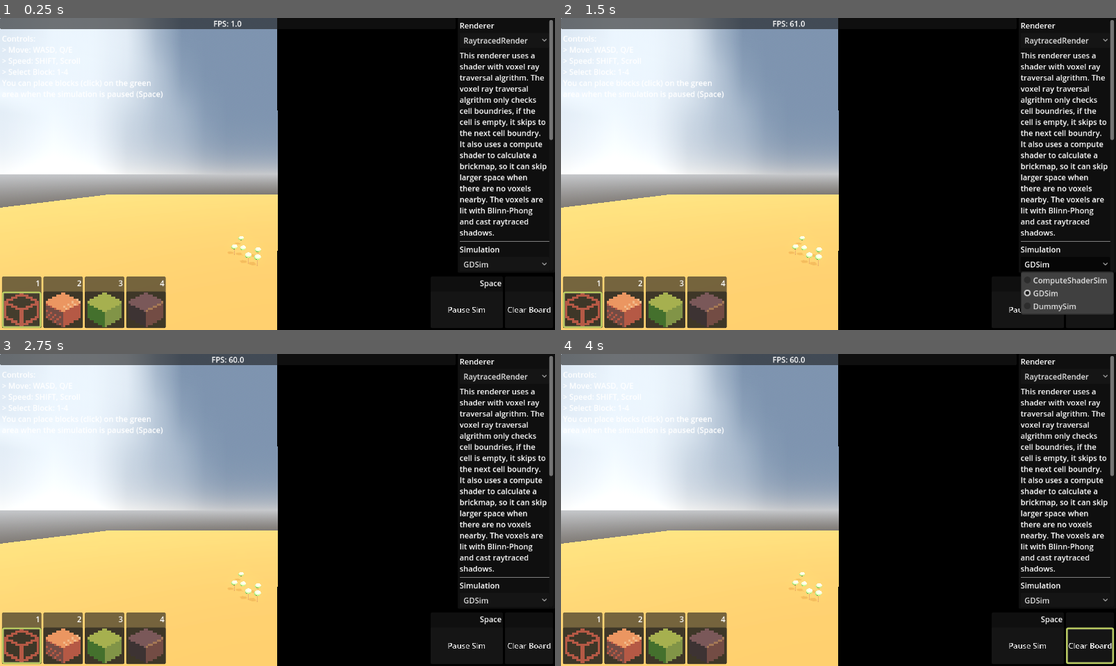
Above: before the commit, frames 1-4 (two rows, left to right).
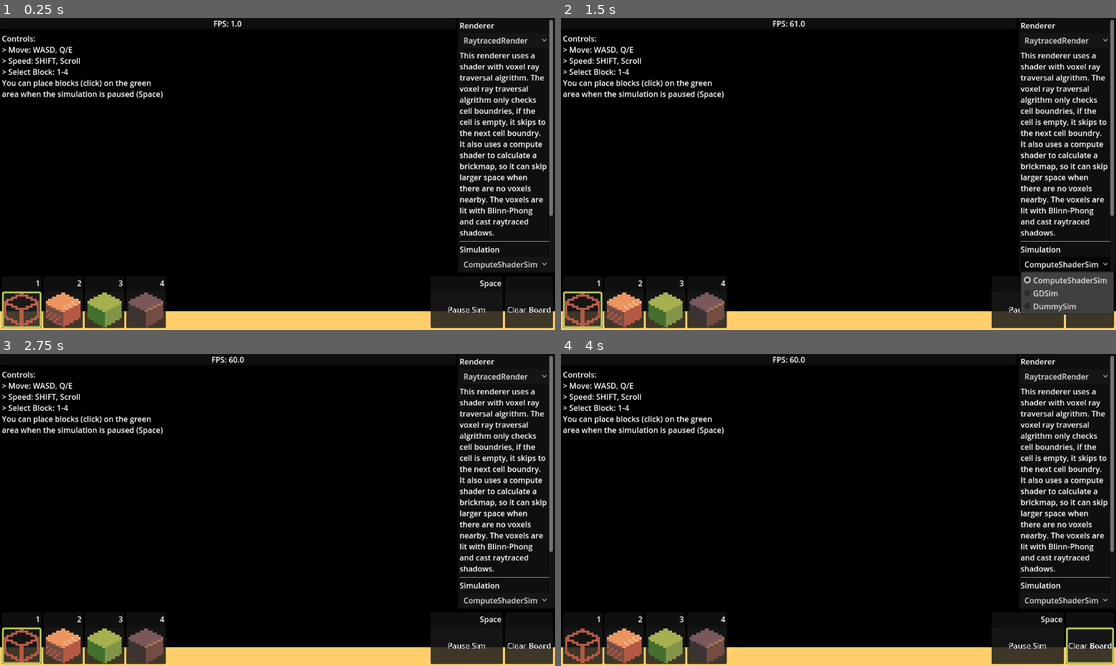
Above: after the commit, the same moments.

Repository: murumart/cgiproject
Game: Godot game, scene res://scenes/main.tscn
Same seed, same stepped clock (60 frames per second), same inputs: the game is played once before the commit and once after it.
Inputs (mouse positions are in pixels of both pictures, inside the frame that each line leads up to):
- Up to frame 1 (0.25 s): no input
- Up to frame 2 (1.5 s): click "RaytracedRender" at 0.5 s; click "GDSim" (after the commit: "ComputeShaderSim") at 1.25 s
- Up to frame 3 (2.75 s): click (22, 647) at 2.02 s
- Up to frame 4 (4 s): click (1066, 634) at 2.75 s, where only the run after the commit has a clickable "32"; click "Clear Board" at 3.5 s

The runs differ from the first frame. In frame 1, 49% of the frame differs, in the area x 0-100%, y 0-100%; in frame 2, 49%; in frame 3, 49%; in frame 4, 49%.
Error in both runs: Assertion failed: Couldnt' get rendering device (res://scenes/simulators/CS_cellular_automata.gd:39)

Commit message:
martkernels 1 (sandwich mode)

Diff:
--- a/scenes/main.tscn
+++ b/scenes/main.tscn
@@ -79,16 +79,16 @@
 
 [node name="ComputeShaderSim" type="Node" parent="Simulators"]
 script = ExtResource("4_vxglm")
+simulate = true
 grid_size = 64
 compute_shader_file = ExtResource("2_og1vs")
 aggregator_shader_file = ExtResource("3_2wyq8")
-kernel_file_path = "res://scenes/simulators/kernels.txt"
+kernel_file_path = "res://scenes/simulators/martkernels.txt"
 
 [node name="GDSim" type="Node" parent="Simulators"]
 editor_description = "This simulation is a cellular automaton with three cell states (wood, leaves, bark) (internally e …(302 unchanged characters)…
 script = ExtResource("3_pm3ni")
 grid_size = 48
-running = true
 
 [node name="DummySim" type="Node" parent="Simulators"]
 editor_description = "This isn't a simulation, but just a sphere with holes generated in a compute shader as written by AI. It was used for testing."
@@ -135,7 +135,7 @@
 environment = SubResource("Environment_jyhfs")
 
 [node name="Camera3D" type="Camera3D" parent="." node_paths=PackedStringArray("renderer")]
-transform = Transform3D(1, 0, 0, 0, 0.99999994, 0, 0, 0, 0.99999994, 0, 54.55, 94.71)
+transform = Transform3D(1, 0, 0, 0, 0.6949095, 0.7190973, 0, -0.7190973, 0.6949095, 50.14166, 33.76258, 55.929695)
 script = ExtResource("3_sugp2")
 renderer = NodePath("../Renderers/RaytracedRender")
 
Not shown: 2 places in scenes/main.tscn that only renumber resources
Not shown, added: scenes/simulators/martkernels.txt
